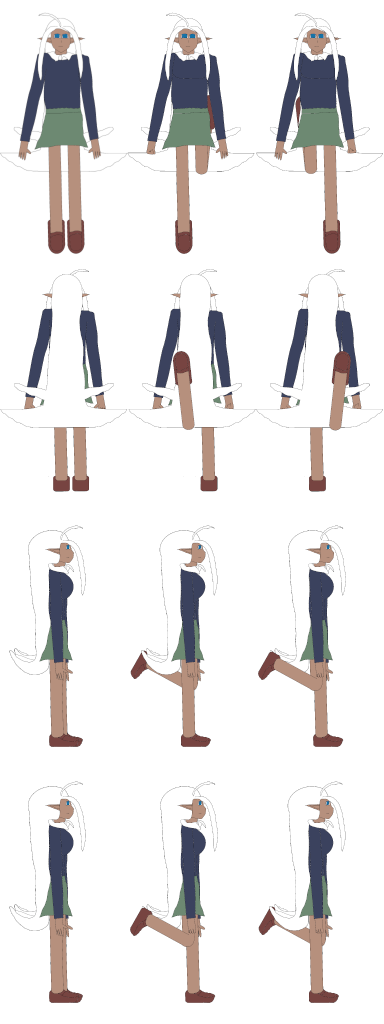
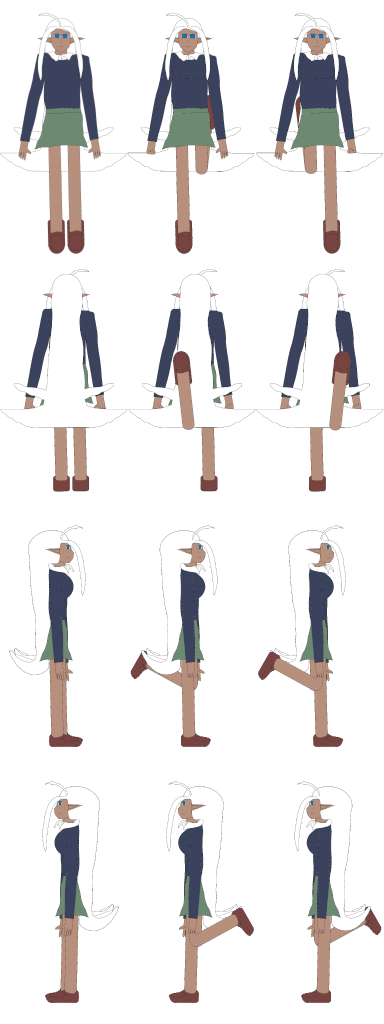
Layered file, before and after one edit (w=384, h=1024). Changes by layer:
painted on "wwalk2.png" over [258, 781, 382, 1003]
painted on "wwalk1.png" over [130, 781, 254, 1003]
painted on "widle.png" over [9, 781, 119, 1003]
